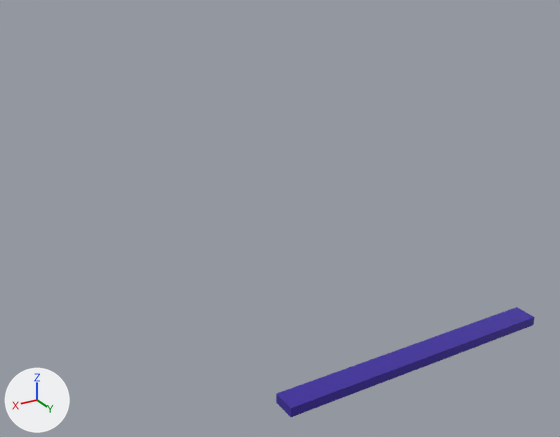
Renders of the glTF model resource/user/model/floor_square.glb from each side of a commit.
Both versions are drawn from a 50 mm lens placed at (91.2, 104.2, 85.7), pointed at (14.3, -23.9, 21.6). Every picture has the same lights, and +X, +Y and +Z are marked at lower left. Vertices at the same position are counted once.

In view in the first picture: 'Floor_Square'.
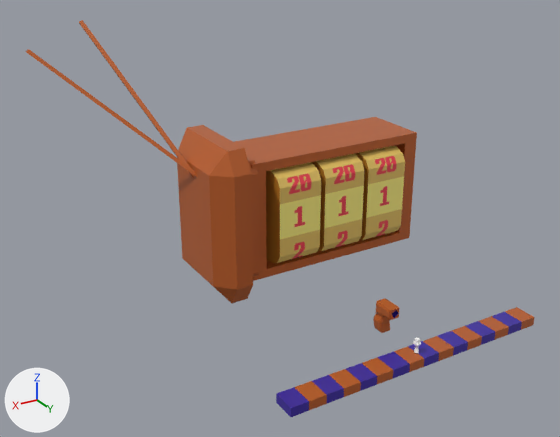
Commit message: スクロールを分かりやすくするため、床モデルをストライプ柄に改変

Pixel boxes (x1, y1, x2, y2) of what changed, in the pictures (560 x 437 px):
'Frame_Slot', added
    after: (177, 125, 259, 303)
'Frame_Reel', added
    after: (234, 117, 417, 281)
'Reel_Left', added (yellow)
    after: (266, 162, 321, 263)
'Reel_Center', added (yellow)
    after: (311, 154, 364, 251)
'Reel_Right', added (yellow)
    after: (354, 145, 405, 240)
'Wire', added
    after: (26, 20, 197, 179)
'Port', added
    after: (373, 298, 399, 333)
'Hat', added
    after: (413, 337, 421, 346)
part 1 of me_floor, built on
    both: (277, 307, 535, 411)

The edits, one by one:
Picture 'reel' (img_reel) is new.
Material 'Metal_Orange' (mat_metal_orange) is new.
Its base color is (0.528, 0.122, 0.0239) (orange #c0622b).
Its metallic is 0.184.
Its roughness is 0.346.
Material 'Material' (mat_material) is new.
Its base color is (1.0, 1.0, 1.0) (white #ffffff).
Its roughness is 0.4.
Material 'Reel_Side' (mat_reel_side) is new.
Its base color is (0.477, 0.2, 0.0178) (orange #b87c24).
Material 'Reel_Right' (mat_reel_right) is new.
Its texture is img_reel.
Its roughness is 0.4.
Material 'Reel_Left' (mat_reel_left) is new.
Its texture is img_reel.
Its roughness is 0.4.
Material 'Reel_Center' (mat_reel_center) is new.
Its texture is img_reel.
Its roughness is 0.4.
me_floor is used by ob_floor_square; location (0.0, 0.0, 0.0).
me_floor had 8 vertices, 12 faces and spanned x -30.9..30.9, y 2.4..7.4, z -2.0..0.0.
me_floor now has 68 vertices, 132 faces and spans x -30.9..30.9, y 2.4..7.4, z -2.0..0.0.
Part 1, on me_floor:
8 faces are deleted.
60 vertices are added at x -27.0..27.0, y 2.4..7.4, z -2.0..0.0.
64 new faces join them, mat_metal_purple (blue #412ca8).
64 new faces join them, mat_metal_orange (orange #c0622b).
me_floor now uses material mat_metal_orange (orange #c0622b).
Mesh me_hat is new.
It has 30 vertices, 56 faces and spans x -0.87..0.81, y 4.23..5.68, z 2.12..3.19.
It uses material mat_material (white #ffffff).
Mesh me_wire is new.
It has 12 vertices, 14 faces and spans x 26.3..55.1, y -59.9..-27.0, z 26.9..59.8.
It uses material mat_metal_orange (orange #c0622b).
Mesh me_reel_right is new.
It has 16 vertices, 28 faces and spans x -16.2..-6.2, y -27.6..-21.1, z 11.1..32.7.
Faces by material slot: [16, 12].
It uses material mat_reel_right (picture img_reel).
It uses material mat_reel_side (orange #b87c24).
Mesh me_reel_left is new.
It has 16 vertices, 28 faces and spans x 6.1..16.1, y -27.6..-21.1, z 11.1..32.7.
Faces by material slot: [16, 12].
It uses material mat_reel_left (picture img_reel).
It uses material mat_reel_side (orange #b87c24).
Mesh me_reel_center is new.
It has 16 vertices, 28 faces and spans x -5.0..5.0, y -27.6..-21.1, z 11.1..32.7.
Faces by material slot: [16, 12].
It uses material mat_reel_center (picture img_reel).
It uses material mat_reel_side (orange #b87c24).
Mesh me_reel_frame is new.
It has 16 vertices, 28 faces and spans x -21.1..21.1, y -38.7..-23.5, z 8.9..34.8.
It uses material mat_metal_orange (orange #c0622b).
Mesh me_slot_frame is new.
It has 28 vertices, 52 faces and spans x 20.0..30.1, y -42.0..-20.7, z 5.2..38.6.
It uses material mat_metal_orange (orange #c0622b).
Mesh me_port is new.
It has 67 vertices, 130 faces and spans x -1.6..1.69, y -7.57..-2.21, z -0.25..6.42.
Faces by material slot: [120, 10].
It uses material mat_metal_orange (orange #c0622b).
It uses material mat_metal_purple (blue #412ca8).
Object 'Hat' (ob_hat) is new; it shows me_hat.
Its location is (0.0, 0.0, 0.0).
Object 'Wire' (ob_wire) is new; it shows me_wire.
Its location is (0.0, 0.0, 0.0).
Object 'Reel_Right' (ob_reel_right) is new; it shows me_reel_right.
Its location is (0.0, 0.0, 0.0).
Object 'Reel_Left' (ob_reel_left) is new; it shows me_reel_left.
Its location is (0.0, 0.0, 0.0).
Object 'Reel_Center' (ob_reel_center) is new; it shows me_reel_center.
Its location is (0.0, 0.0, 0.0).
Object 'Frame_Reel' (ob_frame_reel) is new; it shows me_reel_frame.
Its location is (0.0, 0.0, 0.0).
Object 'Frame_Slot' (ob_frame_slot) is new; it shows me_slot_frame.
Its location is (0.0, 0.0, 0.0).
Object 'Port' (ob_port) is new; it shows me_port.
Its location is (0.0, 0.0, 0.0).
